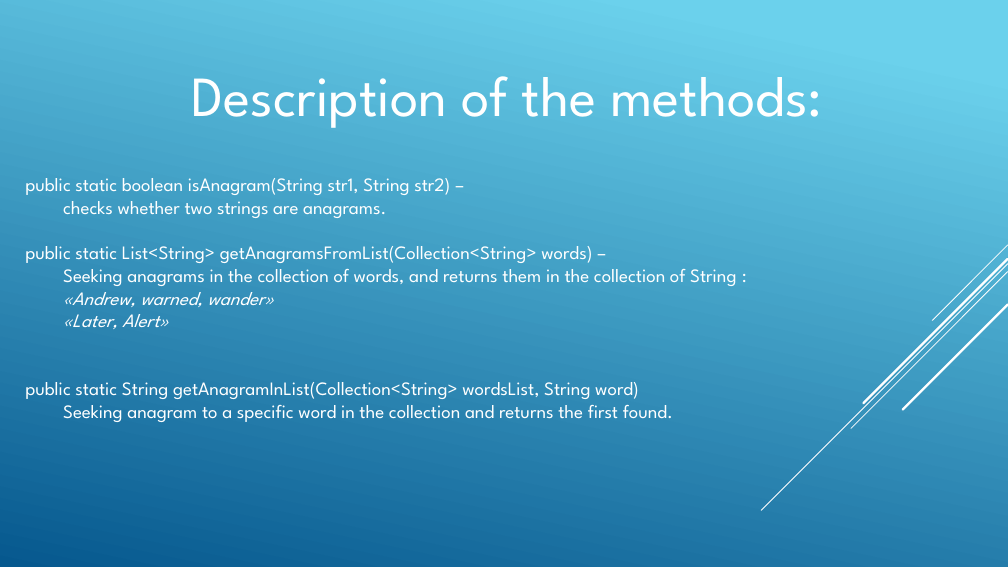
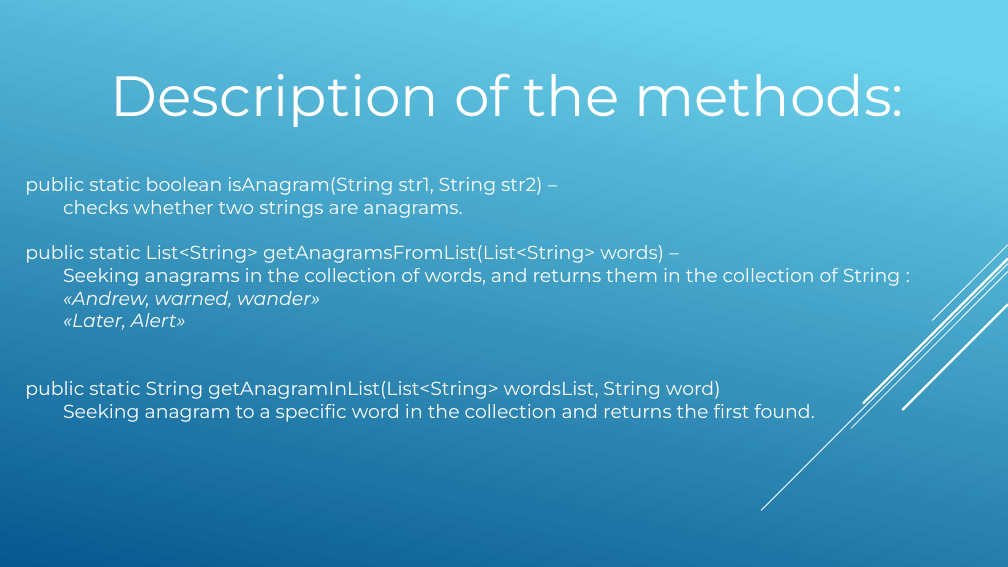
Before and after one commit to AndreDonchenko/GoIt1, a slide deck: slide 6 of Anagram.pptx. Drawn at 1008x567 pixels with LibreOffice and Linux fonts; fonts in the diff are those of the drawing. Boxes give left, top, right and bottom in pixels: in the first picture for what was removed or moved away, otherwise in the second. Text is boxed around its words. In the diff, an @@ line names an element or a change of style, - is before the commit and + after.

Commit message:
Presentation added

```diff
--- a/Anagram.pptx
+++ b/Anagram.pptx
@@ text at [25, 73, 904, 422]: font League Spartan to Montserrat in "Description of the methods:", "public static boolean isAnagram(String str1, String str2) ...", "checks whether two strings are anagrams.", "Seeking anagrams in the collection of words, ..." and 3 more places @@
@@ text at [25, 245, 664, 263]: text changed; font League Spartan to Montserrat @@
-public static List<String> getAnagramsFromList(Collection<String> words) –
+public static List<String> getAnagramsFromList(List<String> words) –
@@ text at [25, 381, 721, 399]: text changed; font League Spartan to Montserrat @@
-public static String getAnagramInList(Collection<String> wordsList, String word)
+public static String getAnagramInList(List<String> wordsList, String word)
```
Also in this commit, not shown: 2 other slides changed, 1 slide added, 1 slide removed.
